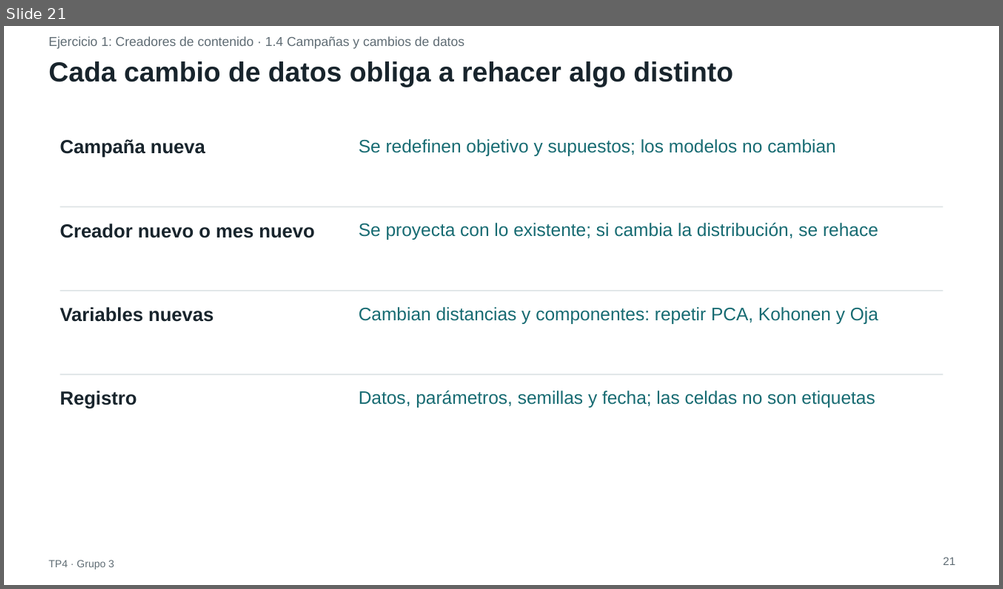
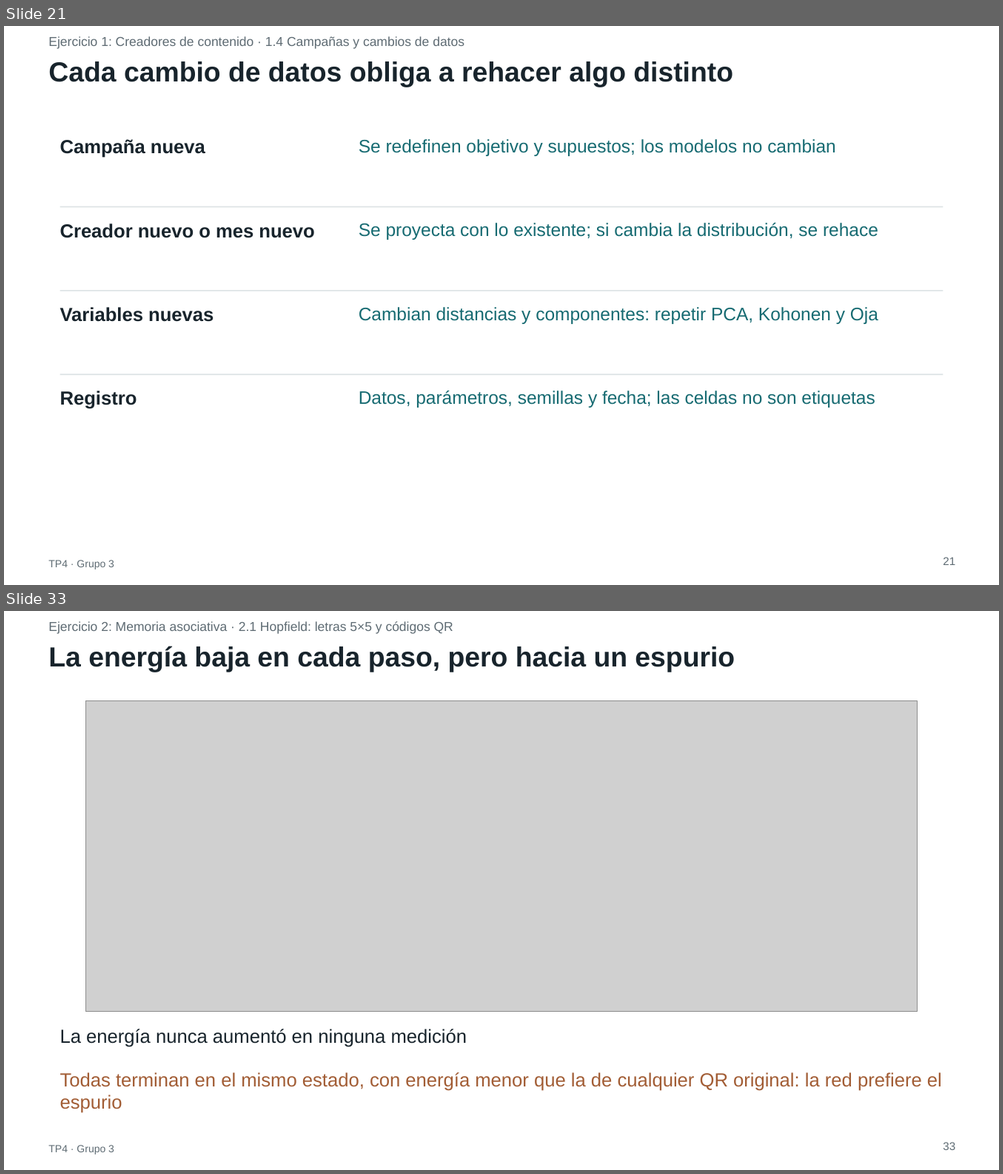
Before and after one commit to ldicandia/SIA-G3, a slide deck: TP4/docs/presentacion/TP4-presentacion.pptx. Shown one above the other, each under a label of ours: slide 21 before the commit, slides 21 and 33 after it; the slides between them are not shown. The pictures are 1003x589 and 1003x1174 pixels, drawn with LibreOffice and Linux fonts; fonts in the diff are those of the drawing; grey boxes stand for pictures. Boxes give left, top, right and bottom in pixels: in the first picture for what was removed or moved away, otherwise in the second. Text is boxed around its words. In the diff, an @@ line names an element or a change of style, - is before the commit and + after.

```diff
--- a/TP4/docs/presentacion/TP4-presentacion.pptx
+++ b/TP4/docs/presentacion/TP4-presentacion.pptx
@@ slide 33 added at box(4, 611, 999, 1170), background #FFFFFF @@
@@ text added at box(48, 621, 453, 634), 15 pt, text #5E6B73 @@
+Ejercicio 2: Memoria asociativa · 2.1 Hopfield: letras 5×5 y códigos QR
@@ text added at box(48, 646, 734, 672), 32 pt, text #18242C, bold @@
+La energía baja en cada paso, pero hacia un espurio
@@ picture added at box(86, 701, 916, 1012) @@
@@ text added at box(60, 1029, 467, 1048), 22 pt, text #18242C @@
+La energía nunca aumentó en ninguna medición
@@ text added at box(60, 1073, 942, 1113), 22 pt, text #A25D35 @@
+Todas terminan en el mismo estado, con energía menor que la de cualquier QR original: la red prefiere el espurio
@@ text added at box(942, 1142, 955, 1150), 13 pt, text #5E6B73 @@
+33
@@ text added at box(48, 1145, 114, 1155), 12 pt, text #5E6B73 @@
+TP4 · Grupo 3
```
Also in this commit, not shown: 10 slides changed, 4 other slides added, 6 other files.
